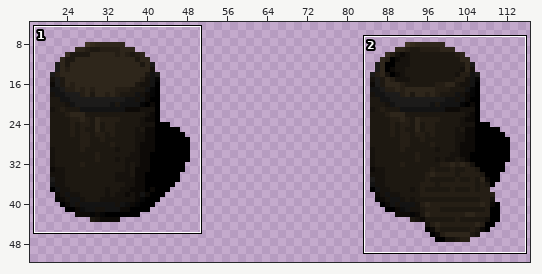
Two states of a sprite sheet, gfx/textures/scenery/barrel.png. Above, an overview of the earlier version with the close-up marked.
Close-up. Before the commit:
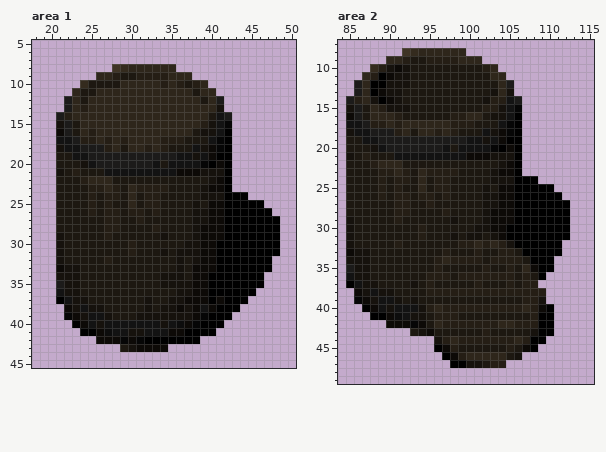
The file is 128x64 pixels. Colours within 5 levels of each other are drawn and written as one. Shown: area 1: x 18..50, y 5..45; area 2: x 84..115, y 7..49. The wide view leaves out empty margins.
After:
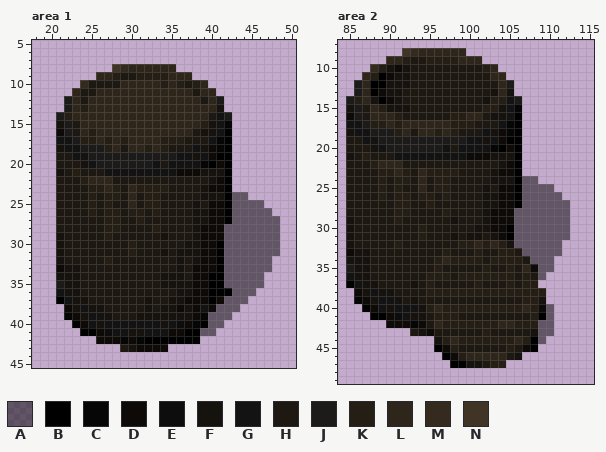
Palette (. is transparent): A #00000080  B #000000  C #060606  D #0d0a07  E #0d0d0d  F #16120d  G #131313  H #1d1811  J #1c1b1a  K #251e15  L #2e261b  M #342b1e  N #3f3425
From old to new:
{"where": "area 1"}
{"y":24,"x":43,"old":"BB","new":"AA"}
{"y":25,"x":43,"old":"BBBB","new":"AAAA"}
{"y":26,"x":43,"old":"BBBBB","new":"AAAAA"}
{"y":27,"x":43,"old":"BBBBBB","new":"AAAAAA"}
{"y":28,"x":42,"old":"BBBBBBB","new":"AAAAAAA"}
{"y":29,"x":42,"old":"BBBBBBB","new":"AAAAAAA"}
{"y":30,"x":42,"old":"BBBBBBB","new":"AAAAAAA"}
{"y":31,"x":42,"old":"BBBBBBB","new":"AAAAAAA"}
{"y":32,"x":42,"old":"BBBBBB","new":"AAAAAA"}
{"y":33,"x":42,"old":"BBBBBB","new":"AAAAAA"}
{"y":34,"x":42,"old":"BBBBB","new":"AAAAA"}
{"y":35,"x":42,"old":"BBBBB","new":"AAAAA"}
{"y":36,"x":43,"old":"BBB","new":"AAA"}
{"y":37,"x":42,"old":"BBB","new":"AAA"}
{"y":38,"x":41,"old":"BBB","new":"AAA"}
{"y":39,"x":40,"old":"BBB","new":"AAA"}
{"y":40,"x":40,"old":"BB","new":"AA"}
{"y":41,"x":39,"old":"BB","new":"AA"}
{"where": "area 2"}
{"y":24,"x":107,"old":"BB","new":"AA"}
{"y":25,"x":107,"old":"BBBB","new":"AAAA"}
{"y":26,"x":107,"old":"BBBBB","new":"AAAAA"}
{"y":27,"x":107,"old":"BBBBBB","new":"AAAAAA"}
{"y":28,"x":106,"old":"BBBBBBB","new":"AAAAAAA"}
{"y":29,"x":106,"old":"BBBBBBB","new":"AAAAAAA"}
{"y":30,"x":106,"old":"BBBBBBB","new":"AAAAAAA"}
{"y":31,"x":106,"old":"BBBBBBB","new":"AAAAAAA"}
{"y":32,"x":106,"old":"BBBBBB","new":"AAAAAA"}
{"y":33,"x":107,"old":"BBBBB","new":"AAAAA"}
{"y":34,"x":108,"old":"BBB","new":"AAA"}
{"y":35,"x":109,"old":"BB","new":"AA"}
{"y":36,"x":109,"old":"B","new":"A"}
{"y":40,"x":110,"old":"B","new":"A"}
{"y":41,"x":110,"old":"B","new":"A"}
{"y":42,"x":109,"old":"BB","new":"AA"}
{"y":43,"x":109,"old":"BB","new":"AA"}
{"y":44,"x":109,"old":"B","new":"A"}
{"label":"changed","picture_box":[200,192,280,336]}
{"label":"changed","picture_box":[514,176,570,280]}
{"label":"changed","picture_box":[538,304,554,344]}
